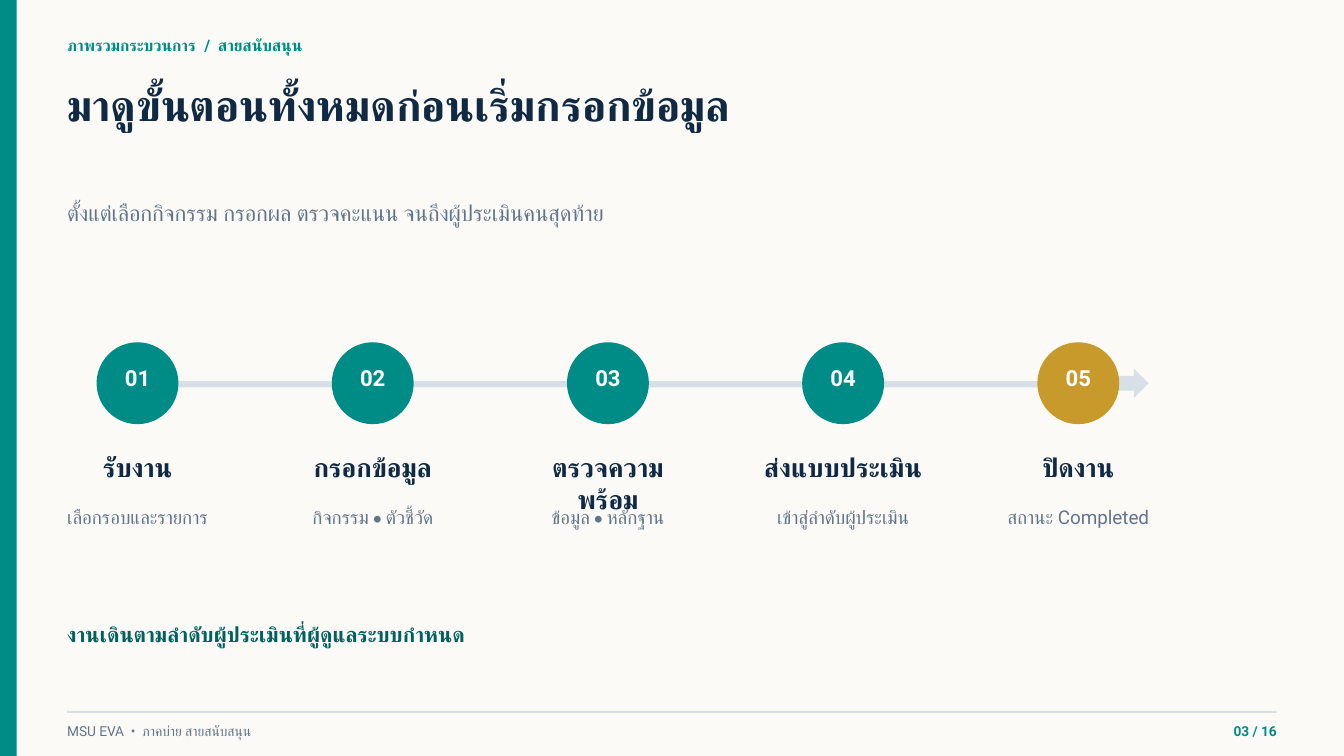
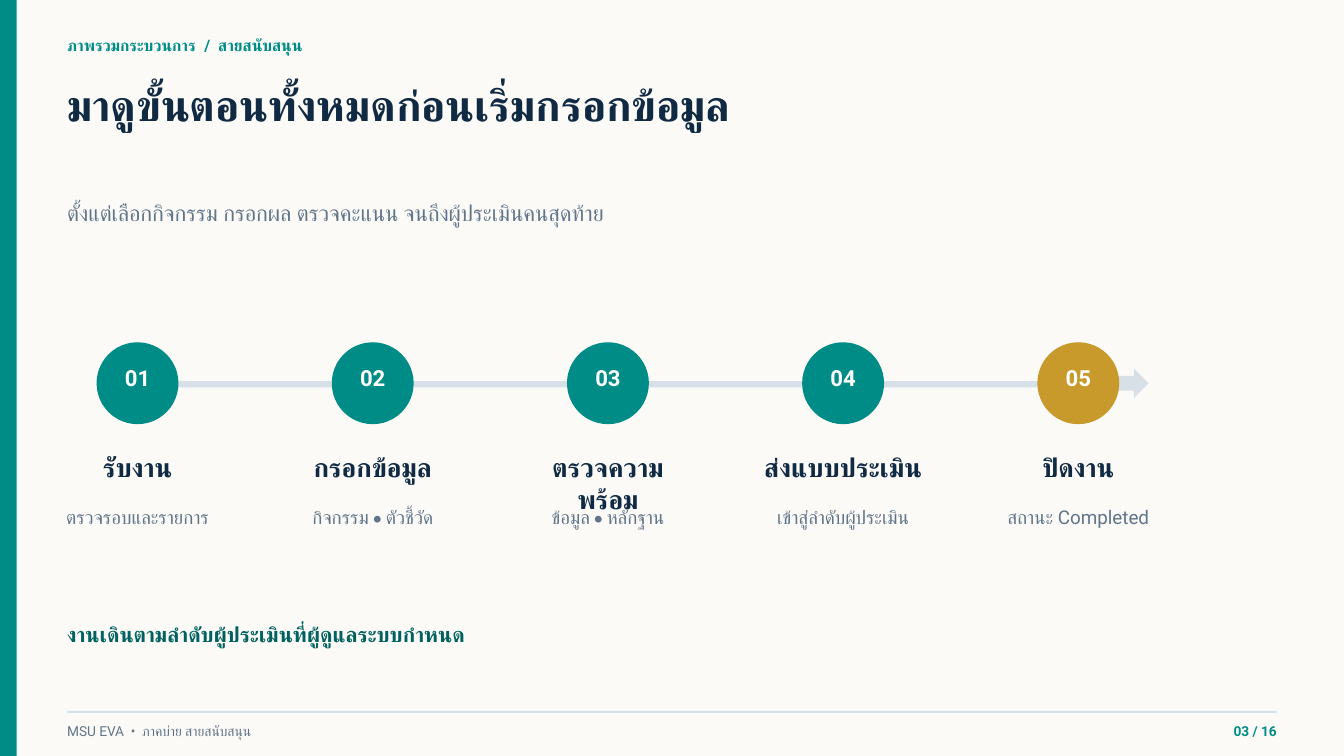
Before and after one commit to issenkku/issenkku-msu_eva-pass2, a slide deck: slide 3 of docs/MSU-EVA-อบรมสายสนับสนุน-ฉบับวิทยากร.pptx. Drawn at 1344x756 pixels with LibreOffice and Linux fonts; fonts in the diff are those of the drawing. Boxes give left, top, right and bottom in pixels: in the first picture for what was removed or moved away, otherwise in the second. Text is boxed around its words. In the diff, an @@ line names an element or a change of style, - is before the commit and + after.

```diff
--- a/docs/MSU-EVA-อบรมสายสนับสนุน-ฉบับวิทยากร.pptx
+++ b/docs/MSU-EVA-อบรมสายสนับสนุน-ฉบับวิทยากร.pptx
@@ text at [66, 514, 209, 524]: text changed @@
-เลือกรอบและรายการ
+ตรวจรอบและรายการ
```
Also in this commit, not shown: 2 other slides changed, 1 other file.
